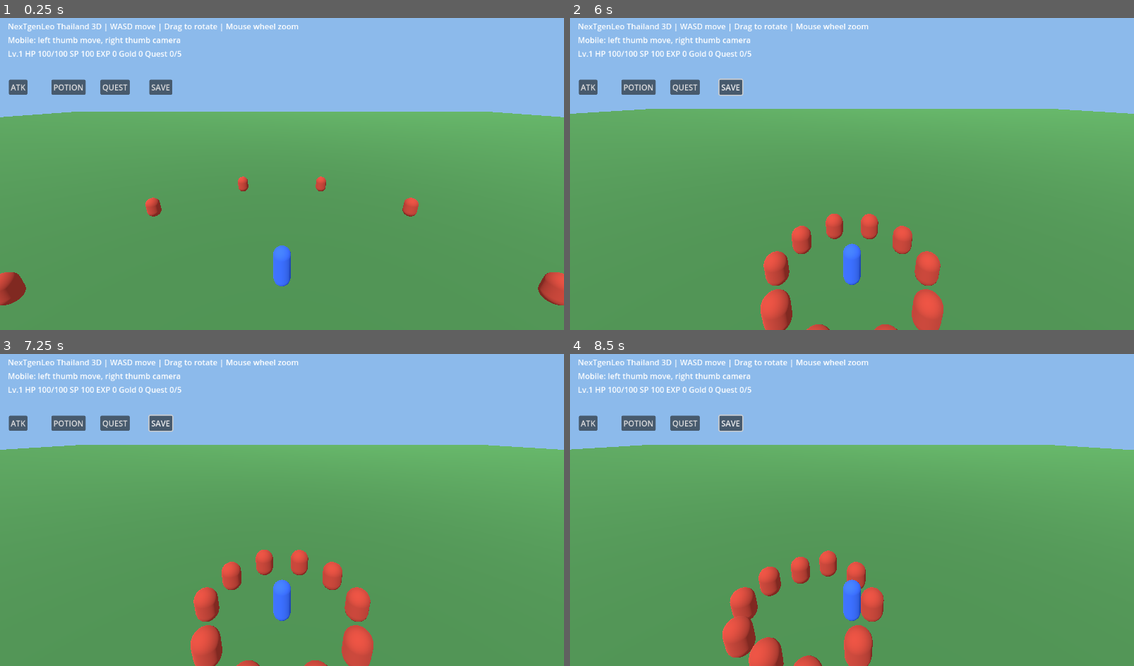
Above: before the commit, frames 1-4 (two rows, left to right).
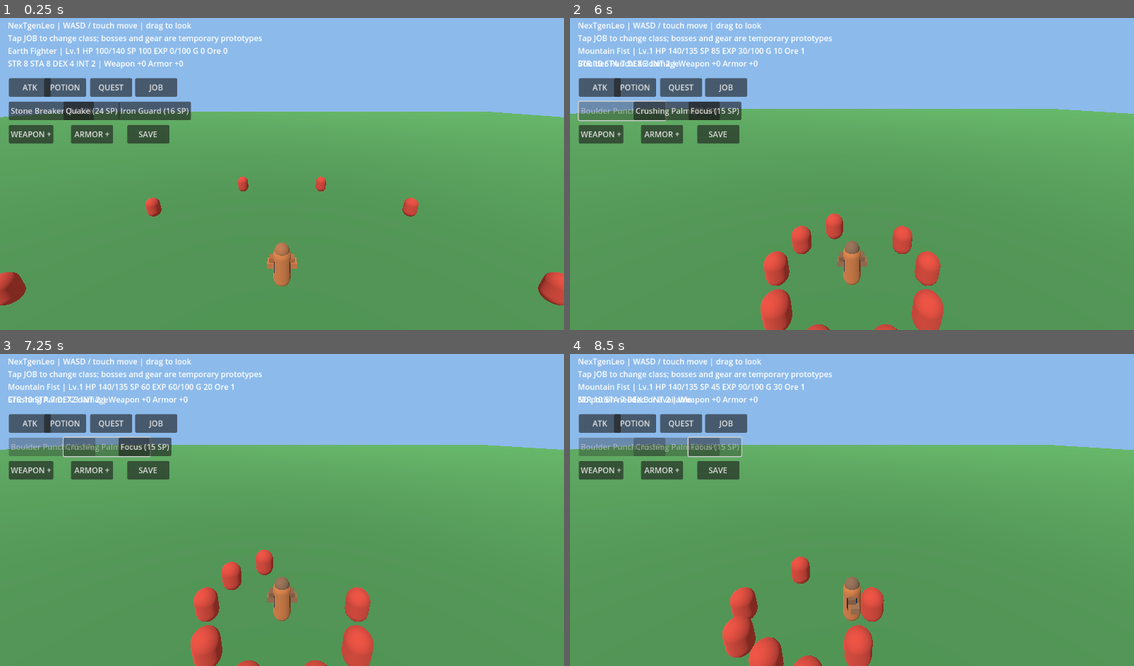
Above: after the commit, the same moments.

Repository: redfullmoon209-debug/NexTgenLeo
Game: Godot game, scene res://scenes/main.tscn
Same seed, same stepped clock (60 frames per second), same inputs: the game is played once before the commit and once after it.
Inputs (mouse positions are in pixels of both pictures, inside the frame that each line leads up to):
- Up to frame 1 (0.25 s): no input
- Up to frame 2 (6 s): click "ATK" at 0.5 s; click "POTION" at 1.25 s; click "QUEST" at 2 s; click "SAVE" at 2.75 s; click (727, 86) at 3.5 s, where only the run after the commit has a clickable "JOB"; click (603, 133) at 4.25 s, where only the run after the commit has a clickable "WEAPON +"; click (660, 133) at 5 s, where only the run after the commit has a clickable "ARMOR +"; click (620, 111) at 5.75 s, where only the run after the commit has a clickable "Boulder Punch (15 SP)"
- Up to frame 3 (7.25 s): click (107, 447) at 6.5 s, where only the run after the commit has a clickable "Crushing Palm (25 SP)"
- Up to frame 4 (8.5 s): click (716, 447) at 7.25 s, where only the run after the commit has a clickable "Focus (15 SP)"; move the mouse to (976, 491) at 8.02 s; hold D (move_right) from 8.03 s (still down); hold J (attack) from 8.03 s (still down); click (976, 491) at 8.17 s; tap H (potion) at 8.3 s

The runs differ from the first frame. In frame 1, 6.7% of the frame differs, in the area x 1-53%, y 1-87%; in frame 2, 7.0%; in frame 3, 7.2%; in frame 4, 7.3%, in the area x 1-53%, y 1-86%.

Commit message:
Add temporary RPG jobs skills and procedural gear

Diff:
--- a/godot/scripts/game_state.gd
+++ b/godot/scripts/game_state.gd
@@ -2,11 +2,25 @@
 class_name LeoGameState
 
 const SAVE_PATH := "user://nexTgenLeo_save.json"
+const JOBS := [
+    {"id":"earth_fighter","name":"Earth Fighter","weapon":"Gauntlets","color":Color(0.72,0.42,0.22),"str":8,"sta":8,"dex":4,"int":2,"skills":[{"name":"Stone Breaker","power":2.0,"cost":14,"cooldown":3.0,"range":3.5},{"name":"Quake","power":1.4,"cost":24,"cooldown":7.0,"range":5.5},{"name":"Iron Guard","power":0.4,"cost":16,"cooldown":10.0,"range":3.0}]},
+    {"id":"mountain_fist","name":"Mountain Fist","weapon":"Fist","color":Color(0.55,0.38,0.25),"str":10,"sta":7,"dex":3,"int":2,"skills":[{"name":"Boulder Punch","power":2.2,"cost":15,"cooldown":3.5,"range":3.5},{"name":"Crushing Palm","power":1.5,"cost":25,"cooldown":7.0,"range":5.0},{"name":"Focus","power":0.5,"cost":15,"cooldown":9.0,"range":3.0}]},
+    {"id":"water_mage","name":"Water Mage","weapon":"Staff","color":Color(0.25,0.65,0.92),"str":2,"sta":4,"dex":4,"int":12,"skills":[{"name":"Water Bolt","power":2.1,"cost":16,"cooldown":3.0,"range":11.0},{"name":"Tidal Wave","power":1.6,"cost":27,"cooldown":8.0,"range":7.0},{"name":"Healing Mist","power":0.5,"cost":20,"cooldown":10.0,"range":4.0}]},
+    {"id":"ocean_lord","name":"Ocean Lord","weapon":"Trident","color":Color(0.2,0.54,0.8),"str":7,"sta":7,"dex":4,"int":5,"skills":[{"name":"Trident Thrust","power":2.0,"cost":15,"cooldown":3.0,"range":5.0},{"name":"Riptide","power":1.5,"cost":24,"cooldown":7.0,"range":7.0},{"name":"Ocean Shield","power":0.5,"cost":18,"cooldown":10.0,"range":4.0}]},
+    {"id":"wind_assassin","name":"Wind Assassin","weapon":"Kunai","color":Color(0.55,0.8,0.7),"str":5,"sta":4,"dex":12,"int":3,"skills":[{"name":"Gale Strike","power":1.9,"cost":13,"cooldown":2.5,"range":4.5},{"name":"Crosswind","power":1.5,"cost":22,"cooldown":6.0,"range":6.0},{"name":"Wind Step","power":0.5,"cost":17,"cooldown":9.0,"range":5.0}]},
+    {"id":"wind_fan","name":"Wind Fan","weapon":"War Fan","color":Color(0.6,0.88,0.72),"str":3,"sta":5,"dex":8,"int":8,"skills":[{"name":"Fan Blade","power":1.9,"cost":14,"cooldown":3.0,"range":6.0},{"name":"Cyclone","power":1.5,"cost":24,"cooldown":7.0,"range":7.0},{"name":"Tailwind","power":0.5,"cost":18,"cooldown":9.0,"range":5.0}]},
+    {"id":"flame_swords","name":"Flame Swords","weapon":"Twin Swords","color":Color(0.95,0.37,0.15),"str":9,"sta":5,"dex":7,"int":3,"skills":[{"name":"Twin Inferno","power":2.0,"cost":15,"cooldown":3.0,"range":4.0},{"name":"Flame Arc","power":1.6,"cost":25,"cooldown":7.0,"range":6.0},{"name":"Ember Rush","power":0.5,"cost":18,"cooldown":9.0,"range":5.0}]},
+    {"id":"inferno_blade","name":"Inferno Blade","weapon":"Greatsword","color":Color(0.8,0.2,0.12),"str":12,"sta":7,"dex":3,"int":2,"skills":[{"name":"Inferno Cleave","power":2.3,"cost":18,"cooldown":4.0,"range":4.5},{"name":"Blazing Ground","power":1.8,"cost":29,"cooldown":8.0,"range":7.0},{"name":"Flame Armor","power":0.5,"cost":21,"cooldown":10.0,"range":4.0}]},
+    {"id":"thunder_gunner","name":"Thunder Gunner","weapon":"Pistol","color":Color(0.9,0.78,0.25),"str":3,"sta":4,"dex":9,"int":7,"skills":[{"name":"Thunder Shot","power":2.0,"cost":14,"cooldown":3.0,"range":13.0},{"name":"Chain Lightning","power":1.6,"cost":25,"cooldown":7.0,"range":10.0},{"name":"Static Field","power":0.5,"cost":18,"cooldown":9.0,"range":7.0}]},
+    {"id":"lightning_dual","name":"Lightning Dual","weapon":"Dual Pistols","color":Color(0.98,0.85,0.32),"str":4,"sta":4,"dex":10,"int":5,"skills":[{"name":"Double Spark","power":2.0,"cost":14,"cooldown":2.8,"range":12.0},{"name":"Storm Volley","power":1.6,"cost":24,"cooldown":7.0,"range":10.0},{"name":"Flash Step","power":0.5,"cost":18,"cooldown":9.0,"range":6.0}]},
+    {"id":"vine_guardian","name":"Vine Guardian","weapon":"Vine Whip","color":Color(0.34,0.66,0.3),"str":6,"sta":10,"dex":4,"int":4,"skills":[{"name":"Thorn Lash","power":1.9,"cost":14,"cooldown":3.0,"range":7.0},{"name":"Root Snare","power":1.5,"cost":24,"cooldown":7.0,"range":8.0},{"name":"Barkskin","power":0.5,"cost":18,"cooldown":10.0,"range":4.0}]},
+    {"id":"forest_lord","name":"Forest Lord","weapon":"Wood Staff","color":Color(0.35,0.6,0.28),"str":4,"sta":7,"dex":4,"int":9,"skills":[{"name":"Forest Bolt","power":2.0,"cost":15,"cooldown":3.0,"range":11.0},{"name":"Ancient Roots","power":1.6,"cost":26,"cooldown":8.0,"range":8.0},{"name":"Nature's Blessing","power":0.5,"cost":20,"cooldown":10.0,"range":5.0}]}
+]
 var character_name := "Novice"
 var gender := "Male"
 var level := 1
 var character_class := 0
-var job := "Novice"
+var job := "earth_fighter"
 var faction := "None"
 var hp := 100
 var stamina := 100
@@ -15,14 +29,34 @@
 var cash := 0
 var quest_kills := 0
 var quest_accepted := false
-var inventory: Dictionary = {"Potion": 5}
+var weapon_enhancement := 0
+var armor_enhancement := 0
+var inventory: Dictionary = {"Potion": 5, "Ore": 0}
 var player_position := Vector3(0, 2, 0)
 
+func current_job_data() -> Dictionary:
+    for spec in JOBS:
+        if str(spec["id"]) == job:
+            return spec
+    return JOBS[0]
+
+func cycle_job() -> void:
+    var index := 0
+    for i in range(JOBS.size()):
+        if str(JOBS[i]["id"]) == job:
+            index = i
+            break
+    job = str(JOBS[(index + 1) % JOBS.size()]["id"])
+
+func stats() -> Dictionary:
+    var spec := current_job_data()
+    return {"STR": int(spec["str"]) + level - 1, "STA": int(spec["sta"]) + int((level - 1) / 2), "DEX": int(spec["dex"]) + int((level - 1) / 2), "INT": int(spec["int"]) + level - 1}
+
 func max_hp() -> int:
-    return 100 + (level - 1) * 12
+    return 100 + (level - 1) * 12 + int(current_job_data()["sta"]) * 5 + armor_enhancement * 8
 
 func max_stamina() -> int:
-    return 100 + (level - 1) * 5
+    return 100 + (level - 1) * 5 + int(current_job_data()["sta"]) * 3
 
 func exp_needed() -> int:
     return 100 + (level - 1) * 45
@@ -38,6 +72,23 @@
 func add_item(item: String, amount: int = 1) -> void:
     inventory[item] = int(inventory.get(item, 0)) + amount
 
+func upgrade_weapon() -> bool:
+    if weapon_enhancement >= 10 or gold < 50 + weapon_enhancement * 35 or int(inventory.get("Ore", 0)) < 1:
+        return false
+    gold -= 50 + weapon_enhancement * 35
+    inventory["Ore"] = int(inventory["Ore"]) - 1
+    weapon_enhancement += 1
+    return true
+
+func upgrade_armor() -> bool:
+    if armor_enhancement >= 10 or gold < 40 + armor_enhancement * 30 or int(inventory.get("Ore", 0)) < 1:
+        return false
+    gold -= 40 + armor_enhancement * 30
+    inventory["Ore"] = int(inventory["Ore"]) - 1
+    armor_enhancement += 1
+    hp = mini(hp, max_hp())
+    return true
+
 func use_potion() -> bool:
     if int(inventory.get("Potion", 0)) < 1 or hp >= max_hp():
         return false
@@ -46,14 +97,7 @@
     return true
 
 func save_game() -> bool:
-    var data := {
-        "character_name": character_name, "gender": gender, "level": level,
-        "character_class": character_class, "job": job, "faction": faction,
-        "hp": hp, "stamina": stamina, "exp": exp, "gold": gold, "cash": cash,
-        "quest_kills": quest_kills, "quest_accepted": quest_accepted,
-        "inventory": inventory,
-        "position": [player_position.x, player_position.y, player_position.z]
-    }
+    var data := {"character_name": character_name, "gender": gender, "level": level, "character_class": character_class, "job": job, "faction": faction, "hp": hp, "stamina": stamina, "exp": exp, "gold": gold, "cash": cash, "quest_kills": quest_kills, "quest_accepted": quest_accepted, "inventory": inventory, "weapon_enhancement": weapon_enhancement, "armor_enhancement": armor_enhancement, "position": [player_position.x, player_position.y, player_position.z]}
     var file := FileAccess.open(SAVE_PATH, FileAccess.WRITE)
     if file == null:
         return false
@@ -73,14 +117,16 @@
     character_name = str(data.get("character_name", character_name))
     gender = str(data.get("gender", gender))
     level = clampi(int(data.get("level", level)), 1, 100)
-    character_class = clampi(int(data.get("character_class", character_class)), 0, 10)
     job = str(data.get("job", job))
+    current_job_data()
     faction = str(data.get("faction", faction))
-    hp = clampi(int(data.get("hp", hp)), 0, max_hp())
-    stamina = clampi(int(data.get("stamina", stamina)), 0, max_stamina())
     exp = maxi(0, int(data.get("exp", exp)))
     gold = maxi(0, int(data.get("gold", gold)))
     cash = maxi(0, int(data.get("cash", cash)))
+    weapon_enhancement = clampi(int(data.get("weapon_enhancement", 0)), 0, 10)
+    armor_enhancement = clampi(int(data.get("armor_enhancement", 0)), 0, 10)
+    hp = clampi(int(data.get("hp", hp)), 0, max_hp())
+    stamina = clampi(int(data.get("stamina", stamina)), 0, max_stamina())
     quest_kills = maxi(0, int(data.get("quest_kills", quest_kills)))
     quest_accepted = bool(data.get("quest_accepted", quest_accepted))
     var stored: Variant = data.get("inventory", inventory)
--- a/godot/scripts/main.gd
+++ b/godot/scripts/main.gd
@@ -13,7 +13,12 @@
 var state := LeoGameState.new()
 var target: LeoMob
 var attack_timer := 0.0
+var skill_timers := [0.0, 0.0, 0.0]
 var status: Label
+var notice: Label
+var skill_buttons: Array[Button] = []
+var gear_root: Node3D
+var ground_attack_enabled := false
 
 func _ready() -> void:
     state.load_game()
@@ -25,7 +30,7 @@
     _spawn_mobs()
 
 func _setup_input() -> void:
-    for item in [{"action":"move_forward","key":KEY_W},{"act …(158 unchanged characters)… ":KEY_J},{"action":"potion","key":KEY_H}]:
+    for item in [{"action":"move_forward","key":KEY_W},{"act …(158 unchanged characters)… ":KEY_J},{"action":"potion","key":KEY_H},{"action":"skill_one","key":KEY_1},{"action":"skill_two","key":KEY_2},{"action":"skill_three","key":KEY_3}]:
         if not InputMap.has_action(item.action):
             InputMap.add_action(item.action)
         var key := InputEventKey.new()
@@ -84,9 +89,13 @@
     mesh.mesh = body
     mesh.position.y = 0.9
     var material := StandardMaterial3D.new()
-    material.albedo_color = Color(0.2, 0.4, 0.9)
+    material.albedo_color = state.current_job_data()["color"]
     mesh.material_override = material
     player.add_child(mesh)
+    gear_root = Node3D.new()
+    gear_root.name = "TemporaryGear"
+    player.add_child(gear_root)
+    _refresh_player_gear()
     camera_pivot = Node3D.new()
     camera_pivot.position.y = 1.4
     add_child(camera_pivot)
@@ -95,6 +104,77 @@
     camera.current = true
     camera_pivot.add_child(camera)
     camera_pivot.rotation.x = pitch
+
+func _refresh_player_gear() -> void:
+    if not is_instance_valid(gear_root):
+        return
+    for child in gear_root.get_children():
+        child.queue_free()
+    var spec := state.current_job_data()
+    var color: Color = spec["color"]
+    var armor_color := Color(0.12, 0.16, 0.23).lightened(minf(0.35, float(state.armor_enhancement) * 0.025))
+    _gear_box("Chest Armor", Vector3(0.0, 1.02, 0.0), Vector3(0.64, 0.58, 0.38), armor_color)
+    _gear_box("Shoulder Left", Vector3(-0.38, 1.28, 0.0), Vector3(0.22, 0.22, 0.28), color.darkened(0.12))
+    _gear_box("Shoulder Right", Vector3(0.38, 1.28, 0.0), Vector3(0.22, 0.22, 0.28), color.darkened(0.12))
+    var weapon_name := str(spec["weapon"])
+    var metal_color := color.lightened(minf(0.45, float(state.weapon_enhancement) * 0.035))
+    if weapon_name.contains("Pistol"):
+        _gear_box("Pistol Frame", Vector3(0.48, 1.04, -0.05), Vector3(0.32, 0.24, 0.22), metal_color)
+        _gear_box("Pistol Barrel", Vector3(0.48, 1.12, -0.28), Vector3(0.13, 0.12, 0.30), Color(0.25, 0.28, 0.34))
+        if weapon_name.contains("Dual"):
+            _gear_box("Offhand Pistol", Vector3(-0.42, 1.04, -0.05), Vector3(0.30, 0.22, 0.20), metal_color)
+    elif weapon_name.contains("Staff"):
+        _gear_box("Staff Shaft", Vector3(0.48, 1.13, -0.05), Vector3(0.10, 1.12, 0.10), Color(0.38, 0.25, 0.12))
+        _gear_sphere("Staff Crystal", Vector3(0.48, 1.78, -0.05), 0.23, metal_color)
+    elif weapon_name.contains("Fan"):
+        _gear_box("Fan Handle", Vector3(0.48, 1.04, -0.05), Vector3(0.10, 0.52, 0.10), Color(0.34, 0.2, 0.1))
+        _gear_box("Fan Blade", Vector3(0.48, 1.48, -0.05), Vector3(0.72, 0.62, 0.08), metal_color)
+    elif weapon_name.contains("Fist") or weapon_name.contains("Gauntlets"):
+        _gear_box("Left Gauntlet", Vector3(-0.43, 0.94, -0.12), Vector3(0.32, 0.24, 0.32), metal_color)
+        _gear_box("Right Gauntlet", Vector3(0.43, 0.94, -0.12), Vector3(0.32, 0.24, 0.32), metal_color)
+    else:
+        _gear_box("Weapon Handle", Vector3(0.48, 1.00, -0.05), Vector3(0.10, 0.65, 0.10), Color(0.34, 0.2, 0.1))
+        var blade_width := 0.16
+        var blade_length := 0.72
+        if weapon_name.contains("Greatsword"):
+            blade_width = 0.34
+            blade_length = 1.0
+        elif weapon_name.contains("Trident") or weapon_name.contains("Whip"):
+            blade_width = 0.12
+            blade_length = 1.12
+        _gear_box(weapon_name, Vector3(0.48, 1.42, -0.05), Vector3(blade_width, blade_length, 0.12), metal_color)
+        if weapon_name.contains("Trident"):
+            _gear_box("Trident Left Prong", Vector3(0.28, 1.82, -0.05), Vector3(0.10, 0.34, 0.10), metal_color)
+            _gear_box("Trident Right Prong", Vector3(0.68, 1.82, -0.05), Vector3(0.10, 0.34, 0.10), metal_color)
+    if state.weapon_enhancement >= 4:
+        _gear_sphere("Weapon Glow", Vector3(0.48, 1.58, -0.05), 0.16, Color(0.4, 0.85, 1.0))
+    _gear_sphere("Helmet", Vector3(0.0, 1.68, 0.0), 0.28, color.lightened(0.1))
+
+func _gear_box(label_text: String, local_position: Vector3, size: Vector3, color: Color) -> void:
+    var mesh := MeshInstance3D.new()
+    mesh.name = label_text
+    var box := BoxMesh.new()
+    box.size = size
+    mesh.mesh = box
+    mesh.position = local_position
+    var material := StandardMaterial3D.new()
+    material.albedo_color = color
+    mesh.material_override = material
+    gear_root.add_child(mesh)
+
+func _gear_sphere(label_text: String, local_position: Vector3, radius: float, color: Color) -> void:
+    var mesh := MeshInstance3D.new()
+    mesh.name = label_text
+    var sphere := SphereMesh.new()
+    sphere.radius = radius
+    sphere.height = radius * 2.0
+    mesh.mesh = sphere
+    mesh.position = local_position
+    var material := StandardMaterial3D.new()
+    material.albedo_color = color
+    material.metallic = 0.45
+    mesh.material_override = material
+    gear_root.add_child(mesh)
 
 func _load_thailand() -> void:
     var path := "res://assets/maps/thailand.glb"
@@ -112,24 +192,43 @@
     var layer := CanvasLayer.new()
     add_child(layer)
     var label := Label.new()
-    label.text = "NexTgenLeo Thailand 3D | WASD move | Drag to rotate | Mouse wheel zoom"
-    label.position = Vector2(16, 14)
+    label.text = "NexTgenLeo | WASD / touch move | drag to look"
+    label.position = Vector2(16, 12)
     layer.add_child(label)
     var note := Label.new()
-    note.text = "Mobile: left thumb move, right thumb camera"
-    note.position = Vector2(16, 42)
+    note.text = "Tap JOB to change class; bosses and gear are temporary prototypes"
+    note.position = Vector2(16, 38)
     layer.add_child(note)
     status = Label.new()
-    status.position = Vector2(16, 70)
+    status.position = Vector2(16, 64)
     layer.add_child(status)
-    _button(layer, "ATK", Vector2(18, 135), _attack)
-    _button(layer, "POTION", Vector2(105, 135), _potion)
-    _button(layer, "QUEST", Vector2(205, 135), _quest)
-    _button(layer, "SAVE", Vector2(305, 135), _save)
+    notice = Label.new()
+    notice.position = Vector2(16, 90)
+    layer.add_child(notice)
+    _button(layer, "ATK", Vector2(18, 132), _attack)
+    _button(layer, "POTION", Vector2(90, 132), _potion)
+    _button(layer, "QUEST", Vector2(184, 132), _quest)
+    _button(layer, "JOB", Vector2(276, 132), _cycle_job)
+    var spec := state.current_job_data()
+    var skills: Array = spec["skills"]
+    for i in range(3):
+        var skill_button := _button(layer, str(skills[i]["name"]), Vector2(18 + i * 112, 180), func(): _cast_skill(i))
+        skill_buttons.append(skill_button)
+    _button(layer, "WEAPON +", Vector2(18, 228), _upgrade_weapon)
+    _button(layer, "ARMOR +", Vector2(145, 228), _upgrade_armor)
+    _button(layer, "SAVE", Vector2(260, 228), _save)
 
 func _physics_process(delta: float) -> void:
     attack_timer = maxf(0.0, attack_timer - delta)
-    status.text = "Lv.%d HP %d/%d SP %d EXP %d Gold %d Quest %d/5" % [state.level, state.hp, state.max_hp(), state.stamina, state.exp, state.gold, state.quest_kills]
+    for i in range(skill_timers.size()):
+        skill_timers[i] = maxf(0.0, skill_timers[i] - delta)
+    var spec := state.current_job_data()
+    var stats := state.stats()
+    status.text = "%s | Lv.%d HP %d/%d SP %d EXP %d/%d G %d Ore %d\nSTR %d STA %d DEX %d INT %d | Weapon +%d Armor +%d" % [spec["name"], state.level, state.hp, state.max_hp(), state.stamina, state.exp, state.exp_needed(), state.gold, int(state.inventory.get("Ore", 0)), stats["STR"], stats["STA"], stats["DEX"], stats["INT"], state.weapon_enhancement, state.armor_enhancement]
+    for i in range(skill_buttons.size()):
+        var skills: Array = spec["skills"]
+        skill_buttons[i].text = "%s (%d SP)" % [skills[i]["name"], int(skills[i]["cost"])]
+        skill_buttons[i].disabled = skill_timers[i] > 0.0 or state.stamina < int(skills[i]["cost"])
     camera_pivot.global_position = player.global_position + Vector3.UP * 1.4
     var axis := Input.get_vector("move_left", "move_right", "move_forward", "move_back")
     if touch_move.length() > 0.1:
@@ -158,13 +257,19 @@
         _attack()
     if event.is_action_pressed("potion"):
         _potion()
+    if event.is_action_pressed("skill_one"):
+        _cast_skill(0)
+    if event.is_action_pressed("skill_two"):
+        _cast_skill(1)
+    if event.is_action_pressed("skill_three"):
+        _cast_skill(2)
     if event is InputEventMouseMotion and Input.is_mouse_button_pressed(MOUSE_BUTTON_RIGHT):
         _rotate_camera(event.relative)
     elif event is InputEventMouseButton and event.pressed:
         if event.button_index == MOUSE_BUTTON_WHEEL_UP:
-            camera.position.z = max(2.5, camera.position.z - 1.0)
+            camera.position.z = maxf(2.5, camera.position.z - 1.0)
         elif event.button_index == MOUSE_BUTTON_WHEEL_DOWN:
-            camera.position.z = min(25.0, camera.position.z + 1.0)
+            camera.position.z = minf(25.0, camera.position.z + 1.0)
     elif event is InputEventScreenTouch:
         if event.pressed:
             if event.position.x < get_viewport().get_visible_rect().size.x * 0.5 and move_touch == -1:
@@ -186,15 +291,17 @@
 
 func _rotate_camera(relative: Vector2) -> void:
     camera_pivot.rotation.y -= relative.x * LOOK_SENSITIVITY
-    pitch = clamp(pitch - relative.y * LOOK_SENSITIVITY, -1.15, 0.25)
+    pitch = clampf(pitch - relative.y * LOOK_SENSITIVITY, -1.15, 0.25)
     camera_pivot.rotation.x = pitch
 
-func _button(layer: CanvasLayer, title: String, pos: Vector2, callback: Callable) -> void:
-    var b := Button.new()
-    b.text = title
-    b.position = pos
-    layer.add_child(b)
-    b.pressed.connect(callback)
+func _button(layer: CanvasLayer, title: String, pos: Vector2, callback: Callable) -> Button:
+    var button := Button.new()
+    button.text = title
+    button.position = pos
+    button.custom_minimum_size = Vector2(86, 38)
+    layer.add_child(button)
+    button.pressed.connect(callback)
+    return button
 
 func _spawn_mobs() -> void:
     for i in range(10):
@@ -207,40 +314,114 @@
 func _mob_defeated(mob: LeoMob) -> void:
     state.gain_exp(30)
     state.gold += 10
+    if randi_range(1, 100) <= 35:
+        state.add_item("Ore")
     if state.quest_accepted:
         state.quest_kills += 1
         if state.quest_kills >= 5:
             state.quest_accepted = false
+            state.quest_kills = 0
             state.gold += 100
             state.gain_exp(100)
+            _notify("Hunt complete: +100 Gold +100 EXP")
     target = null
     _save()
 
+func _nearest_mob(max_range: float) -> LeoMob:
+    var chosen: LeoMob
+    var best := max_range
+    for node in get_tree().get_nodes_in_group("monsters"):
+        var mob := node as LeoMob
+        if not is_instance_valid(mob):
+            continue
+        var distance := player.global_position.distance_to(mob.global_position)
+        if distance < best:
+            best = distance
+            chosen = mob
+    return chosen
+
 func _attack() -> void:
     if attack_timer > 0.0:
         return
-    if not is_instance_valid(target):
-        var best := INF
-        for node in get_tree().get_nodes_in_group("monsters"):
-            var mob := node as LeoMob
-            var d := player.global_position.distance_to(mob.global_position)
-            if d < best:
-                best = d
-                target = mob
-    if is_instance_valid(target) and player.global_position.distance_to(target.global_position) < 3.2:
-        target.take_damage(25 + state.level * 2)
+    target = _nearest_mob(3.2)
+    if is_instance_valid(target):
+        var stats := state.stats()
+        target.take_damage(20 + int(stats["STR"]) * 3 + state.weapon_enhancement * 8)
         attack_timer = 0.6
+        _notify("Hit %s" % state.current_job_data()["weapon"])
+    else:
+        _notify("No monster in range")
+
+func _cast_skill(slot: int) -> void:
+    if slot < 0 or slot > 2:
+        return
+    if skill_timers[slot] > 0.0:
+        return
+    var spec := state.current_job_data()
+    var skills: Array = spec["skills"]
+    var skill: Dictionary = skills[slot]
+    var cost := int(skill["cost"])
+    if state.stamina < cost:
+        _notify("Not enough SP")
+        return
+    var mob := _nearest_mob(float(skill["range"]))
+    if not is_instance_valid(mob):
+        _notify("No target in skill range")
+        return
+    var stats := state.stats()
+    state.stamina -= cost
+    var damage := maxi(1, int(18 + int(stats["STR"]) * 2 + int(stats["INT"]) * 2 + float(skill["power"]) * 20 + state.weapon_enhancement * 8))
+    mob.take_damage(damage)
+    skill_timers[slot] = float(skill["cooldown"])
+    _notify("%s: %d damage" % [skill["name"], damage])
 
 func _potion() -> void:
-    state.use_potion()
+    if state.use_potion():
+        _notify("Potion used")
+    else:
+        _notify("No potion needed or available")
 
 func _quest() -> void:
     state.quest_accepted = true
     state.quest_kills = 0
+    _notify("Hunt accepted: defeat 5 monsters")
+
+func _cycle_job() -> void:
+    state.cycle_job()
+    var mesh := player.get_node_or_null("MeshInstance3D") as MeshInstance3D
+    if mesh and mesh.material_override is StandardMaterial3D:
+        (mesh.material_override as StandardMaterial3D).albedo_color = state.current_job_data()["color"]
+    _refresh_player_gear()
+    var skills: Array = state.current_job_data()["skills"]
+    for i in range(skill_buttons.size()):
+        skill_buttons[i].text = str(skills[i]["name"])
+    _notify("Job changed: %s" % state.current_job_data()["name"])
+    _save()
+
+func _upgrade_weapon() -> void:
+    if state.upgrade_weapon():
+        _refresh_player_gear()
+        _notify("Weapon upgraded to +%d" % state.weapon_enhancement)
+        _save()
+    else:
+        _notify("Need 1 Ore and more Gold (max +10)")
+
+func _upgrade_armor() -> void:
+    if state.upgrade_armor():
+        _refresh_player_gear()
+        _notify("Armor upgraded to +%d" % state.armor_enhancement)
+        _save()
+    else:
+        _notify("Need 1 Ore and more Gold (max +10)")
+
+func _notify(message: String) -> void:
+    if is_instance_valid(notice):
+        notice.text = message
 
 func _save() -> void:
-    state.player_position = player.global_position
-    state.save_game()
+    if is_instance_valid(player):
+        state.player_position = player.global_position
+        state.save_game()
 
 func _notification(what: int) -> void:
     if what == NOTIFICATION_WM_CLOSE_REQUEST and is_instance_valid(player):
Not shown, changed: .github/workflows/godot-web-preview.yml
Not shown, changed: godot/README.md
